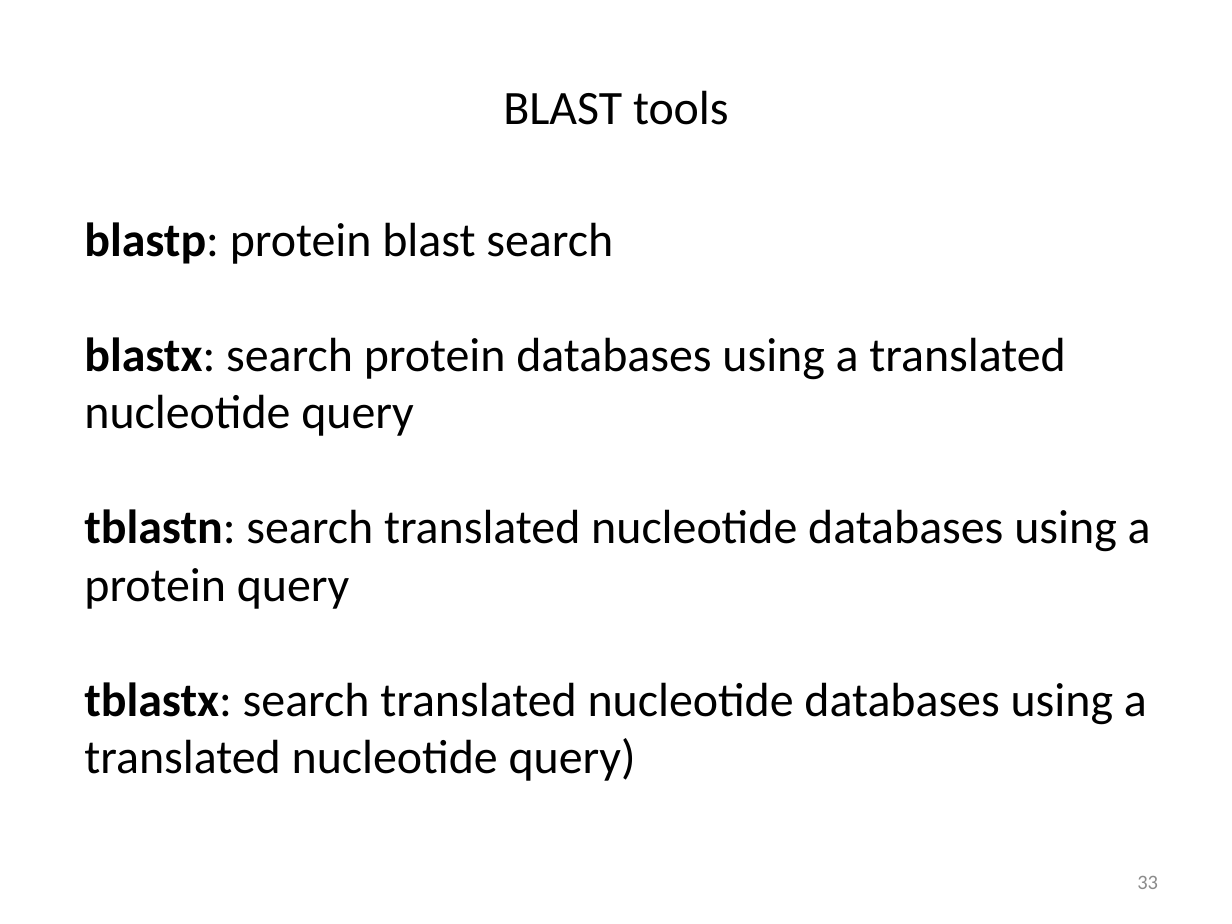
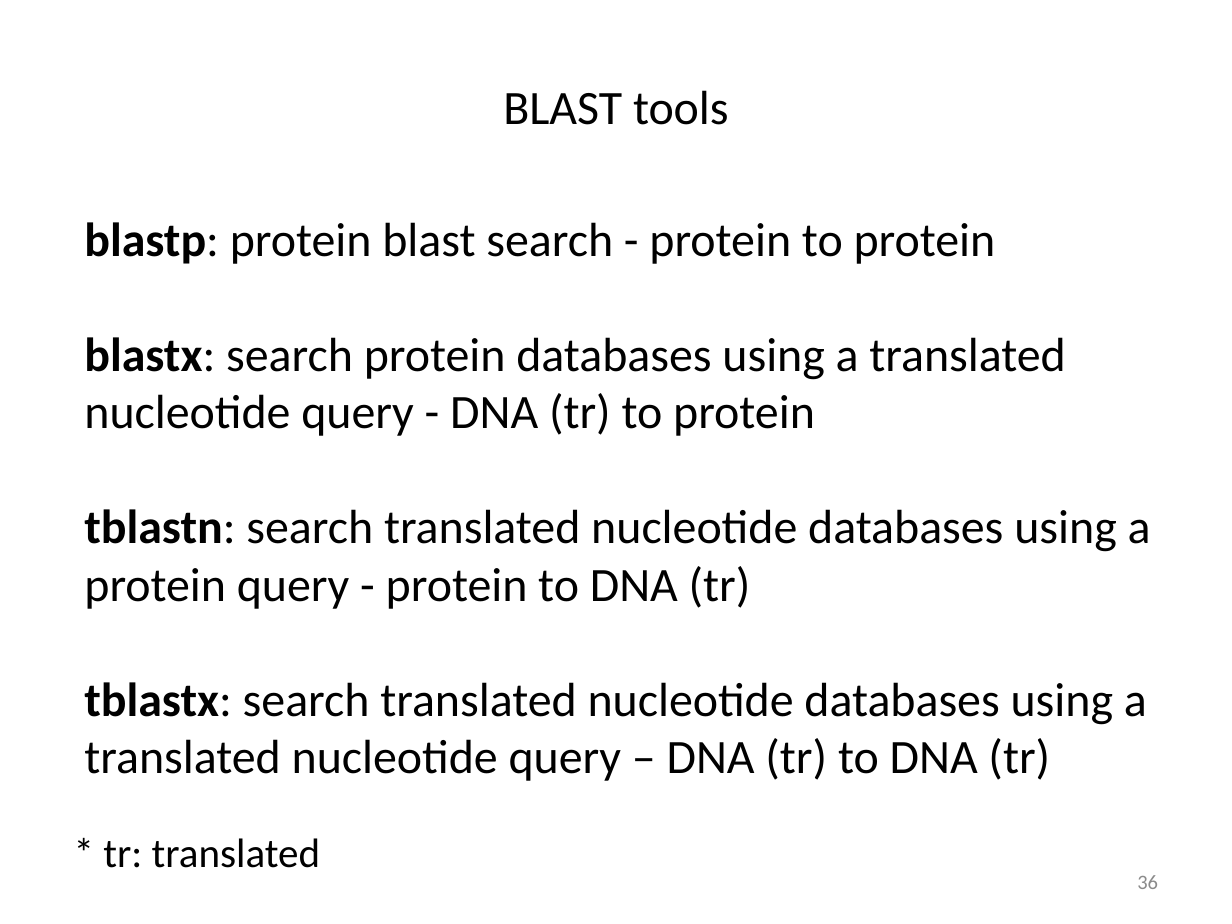
Before and after one commit to liu3zhenlab/teaching, a slide deck: slide 36 of PLPTH813Bioinformatis/2023/lectures/lecture06_alignment_I.pptx (slide 33 before the commit). Drawn at 1232x924 pixels with LibreOffice and Linux fonts; fonts in the diff are those of the drawing. Boxes give left, top, right and bottom in pixels: in the first picture for what was removed or moved away, otherwise in the second. Text is boxed around its words. In the diff, an @@ line names an element or a change of style, - is before the commit and + after.

```diff
--- a/PLPTH813Bioinformatis/2023/lectures/lecture06_alignment_I.pptx
+++ b/PLPTH813Bioinformatis/2023/lectures/lecture06_alignment_I.pptx
@@ text at [84,222,1151,781]: text changed @@
-blastp: protein blast search
-blastx: search protein databases using a translated nucleotide query
-tblastn: search translated nucleotide databases using a protein query
-tblastx: search translated nucleotide databases using a translated nucleotide query)
+blastp: protein blast search - protein to protein
+blastx: search protein databases using a translated nucleotide query - DNA (tr) to protein
+tblastn: search translated nucleotide databases using a protein query - protein to DNA (tr)
+tblastx: search translated nucleotide databases using a translated nucleotide query – DNA (tr) to DNA (tr)
@@ text added at [103,838,320,868], 24 pt, text #000000 @@
+* tr: translated
@@ page number at [1137,875,1158,889]: text changed @@
-33
+36
```
Also in this commit, not shown: 2 other slides changed, 3 slides added, 4 other files.
